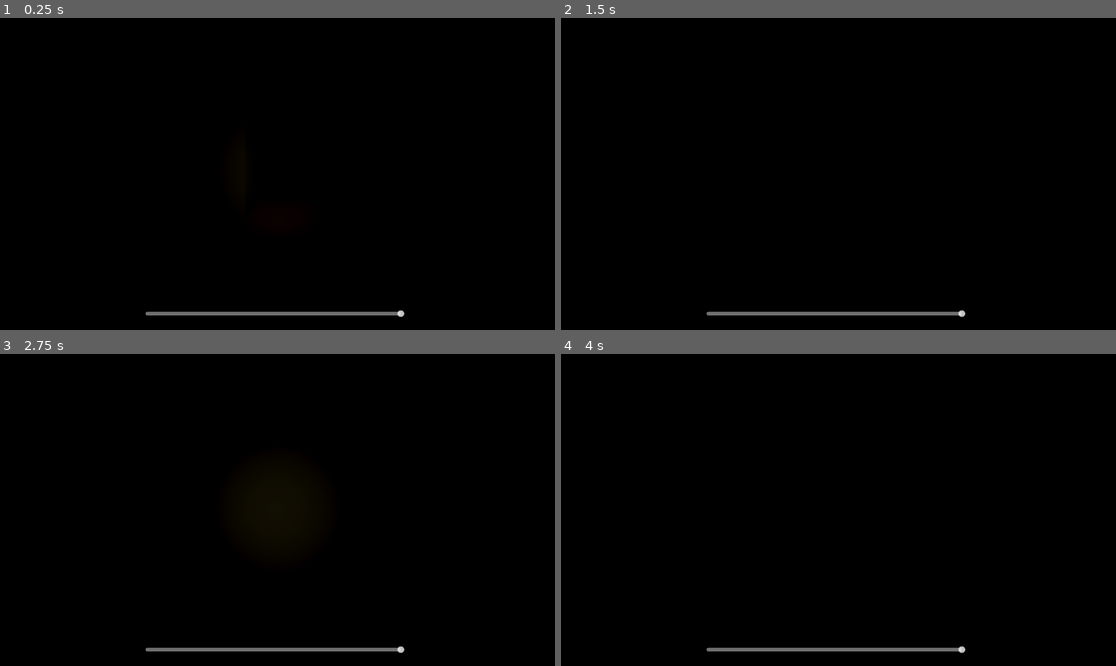
Above: before the commit, frames 1-4 (two rows, left to right).
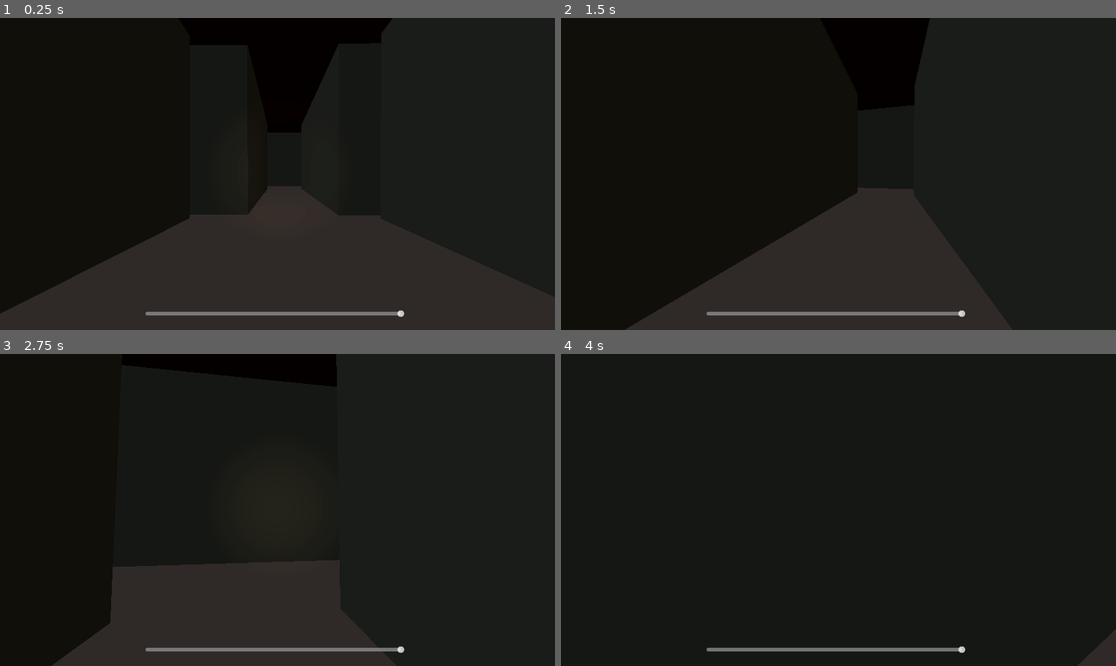
Above: after the commit, the same moments.

Repository: srulgerl/gamego
Game: Godot game, scene res://scenes/rooms/room1.tscn
Same seed, same stepped clock (60 frames per second), same inputs: the game is played once before the commit and once after it.
Inputs (mouse positions are in pixels of both pictures, inside the frame that each line leads up to):
- Up to frame 1 (0.25 s): no input
- Up to frame 2 (1.5 s): tap Enter (ui_accept) at 0.5, 0.77 s; move the mouse to (866, 174) at 0.52 s; hold W (up) from 0.53 s (still down); tap F (flashlight) at 0.6 s; move the mouse to (810, 174) at 1.27 s; tap Shift (sprint) at 1.35 s
- Up to frame 3 (2.75 s): keep holding W (up); tap Enter (ui_accept) at 1.52 s; move the mouse to (288, 503) at 2.02 s; tap F (flashlight) at 2.1 s
- Up to frame 4 (4 s): keep holding W (up); move the mouse to (832, 516) at 2.77 s; tap Shift (sprint) at 2.85 s; tap Enter (ui_accept) at 3.02, 3.77 s; move the mouse to (877, 513) at 3.52 s; tap F (flashlight) at 3.6 s

The runs differ from the first frame. In frame 1, 56% of the frame differs, in the area x 0-100%, y 0-100%; in frame 2, 49%; in frame 3, 56%, in the area x 9-100%, y 0-100%; in frame 4, 0.4%.

Commit message:
fixed camera collision

Diff:
--- a/scenes/player.tscn
+++ b/scenes/player.tscn
@@ -7,6 +7,8 @@
 [sub_resource type="CapsuleShape3D" id="CapsuleShape3D_u8vuu"]
 
 [sub_resource type="CapsuleMesh" id="CapsuleMesh_3vyb7"]
+radius = 0.4
+height = 1.7
 radial_segments = 14
 
 [node name="Player" type="CharacterBody3D"]
@@ -31,5 +33,5 @@
 script = ExtResource("3_qhqgy")
 
 [node name="Camera3D" type="Camera3D" parent="head"]
-transform = Transform3D(0.9999396, -6.4966516e-05, 0.011012613, 6.496653e-05, 1.0000001, 3.5623088e-07, -0.011012613, 3.5809353e-07, 0.9999396, 0, 0.4979028, -0.29600945)
+transform = Transform3D(0.9999395, -6.496652e-05, 0.011012614, 6.496653e-05, 1, 3.5623088e-07, -0.011012613, 3.5902485e-07, 0.9999395, 0, 0.4958151, 0.057883993)
 fov = 80.70821
--- a/scenes/rooms/room1.tscn
+++ b/scenes/rooms/room1.tscn
@@ -14,7 +14,7 @@
 sky_material = SubResource("ProceduralSkyMaterial_mcdrj")
 
 [sub_resource type="Environment" id="Environment_hu6fl"]
-background_mode = 1
+background_mode = 2
 sky = SubResource("Sky_6bky5")
 tonemap_mode = 2
 glow_enabled = true
